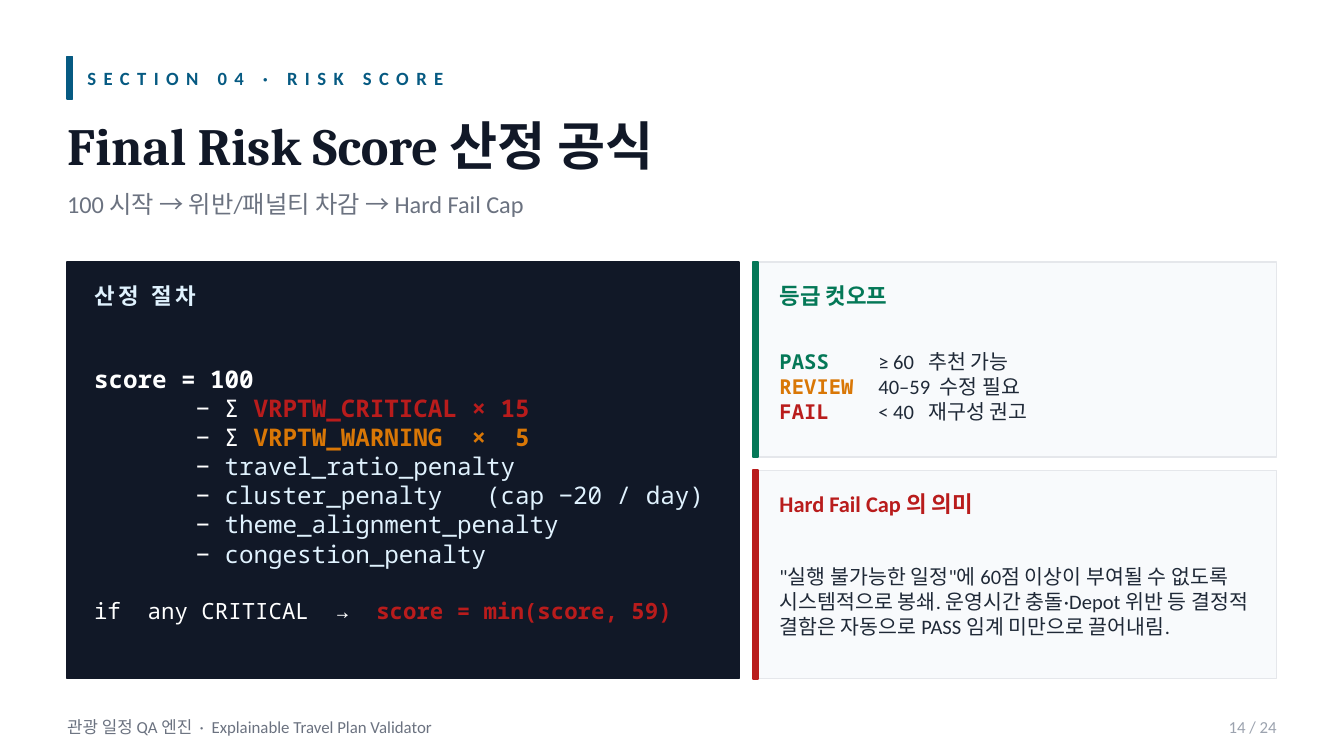
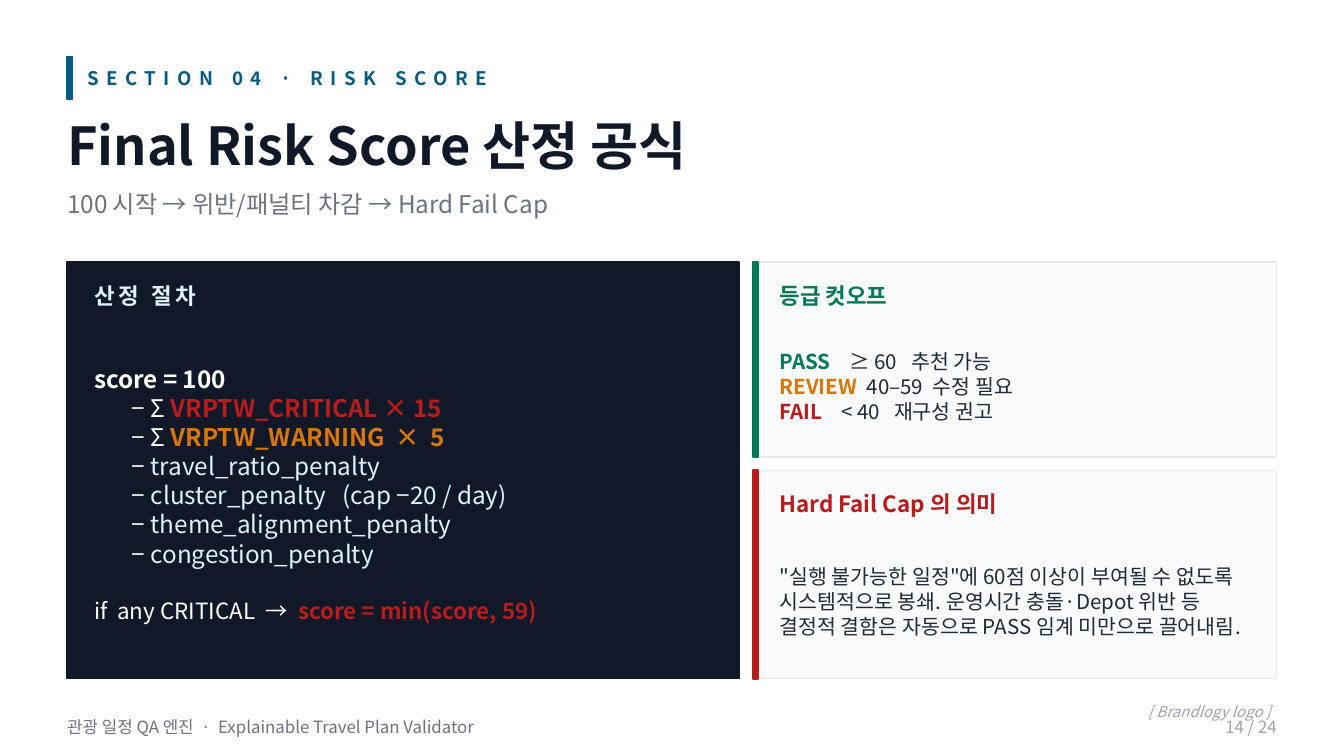
Before and after one commit to multiful/Travel-QA, a slide deck: slide 14 of gun/data/Travel_QA_Engine_2026.pptx. Drawn at 1344x756 pixels with LibreOffice and Linux fonts; fonts in the diff are those of the drawing. Boxes give left, top, right and bottom in pixels: in the first picture for what was removed or moved away, otherwise in the second. Text is boxed around its words. In the diff, an @@ line names an element or a change of style, - is before the commit and + after.

```diff
--- a/gun/data/Travel_QA_Engine_2026.pptx
+++ b/gun/data/Travel_QA_Engine_2026.pptx
@@ text "Final Risk Score 산정 공식" at [67,121,686,170]: font Cambria to Noto Sans CJK KR @@
@@ text "score = 100 − Σ ..." at [94,370,537,625]: font Noto Sans Mono to Noto Sans CJK KR @@
@@ text "PASS ≥ 60 추천 가능 ..." at [779,352,1013,421]: font Noto Sans Mono to Noto Sans CJK KR in "PASS REVIEW FAIL"; font Calibri to Noto Sans CJK KR in "≥ 60 추천 가능 40–59 수정 필요 ..." @@
@@ font Calibri to Noto Sans CJK KR in 6 elements at [87,71,486,86], [67,193,548,219], [779,493,997,517], [779,567,1241,636], [67,719,474,737], [1225,716,1277,733] @@
@@ text added at [1156,705,1263,722], 8 pt, text #9CA3AF, italic @@
+[ Brandlogy logo ]
```
Also in this commit, not shown: 23 other slides changed, 5 other files.
